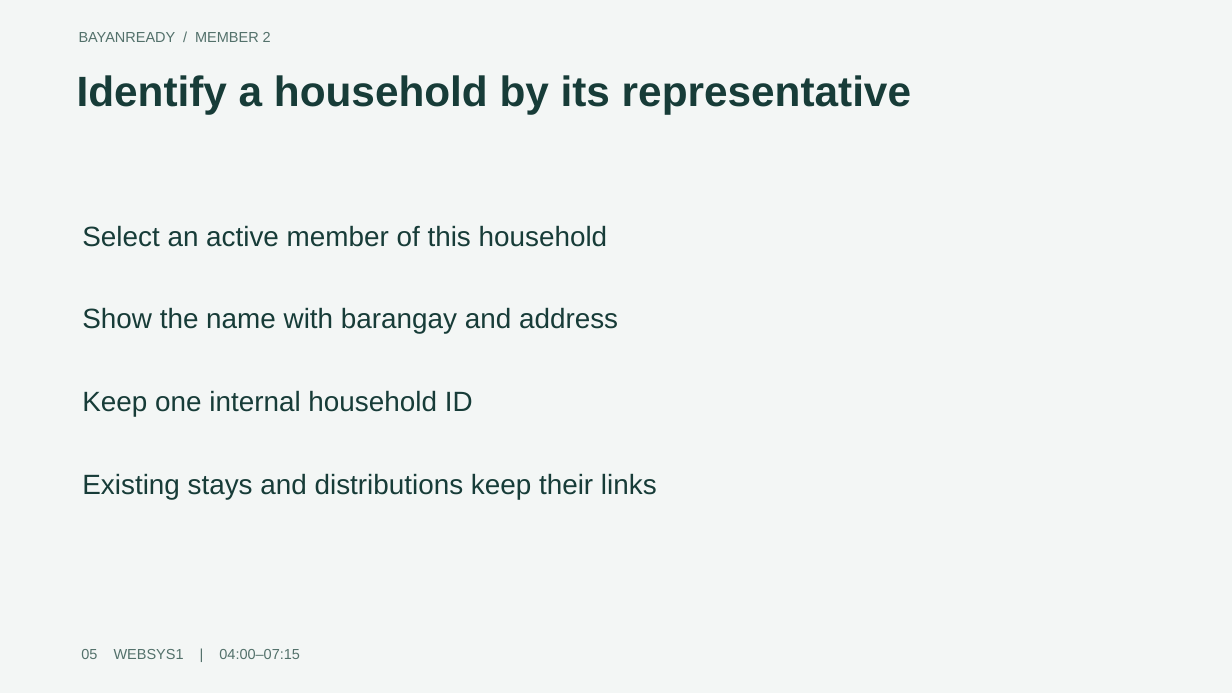
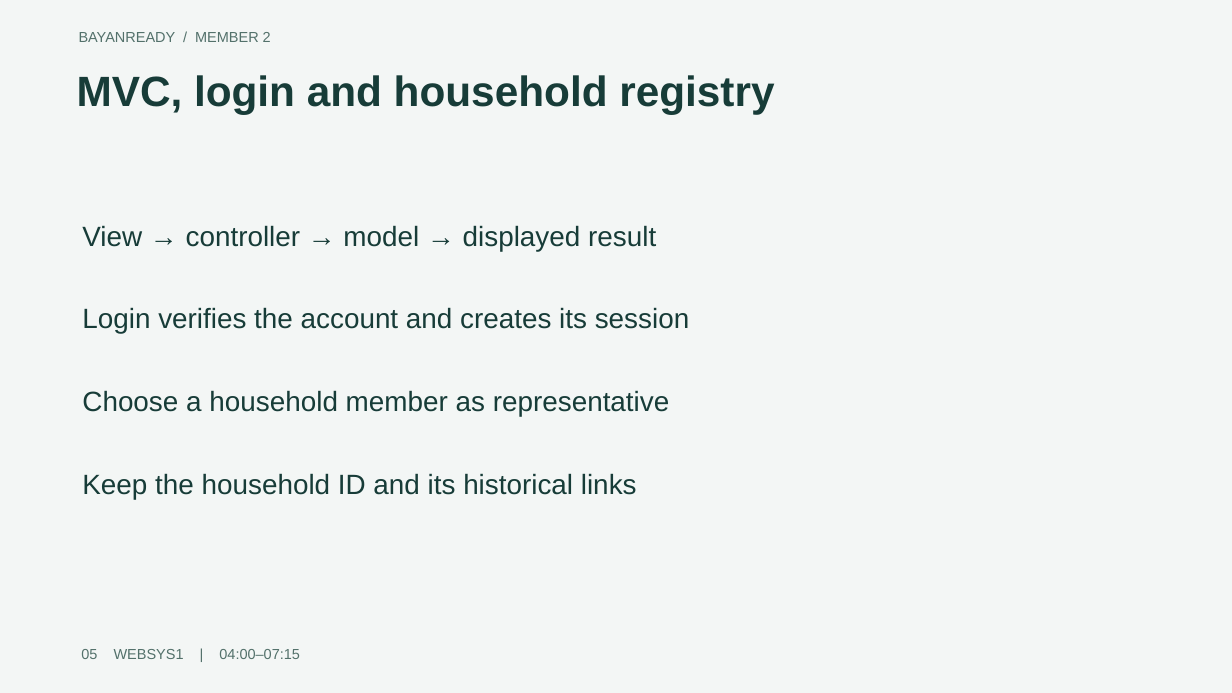
Before and after one commit to macJil/WEBSYS_PROJECT, a slide deck: slide 5 of presentation/BayanReady-municipal.pptx. Drawn at 1232x693 pixels with LibreOffice and Linux fonts; fonts in the diff are those of the drawing. Boxes give left, top, right and bottom in pixels: in the first picture for what was removed or moved away, otherwise in the second. Text is boxed around its words. In the diff, an @@ line names an element or a change of style, - is before the commit and + after.

Commit message:
Assign stakeholder and database presentation to member one and update nine-member scripts

```diff
--- a/presentation/BayanReady-municipal.pptx
+++ b/presentation/BayanReady-municipal.pptx
@@ text at (77,75,774,114): text changed @@
-Identify a household by its representative
+MVC, login and household registry
@@ text at (82,225,656,251): text changed @@
-Select an active member of this household
+View → controller → model → displayed result
@@ text at (82,307,689,334): text changed @@
-Show the name with barangay and address
+Login verifies the account and creates its session
@@ text at (82,390,670,417): text changed @@
-Keep one internal household ID
+Choose a household member as representative
@@ text at (82,473,637,499): text changed @@
-Existing stays and distributions keep their links
+Keep the household ID and its historical links
```
Also in this commit, not shown: 1 other slide changed, 15 other files.
